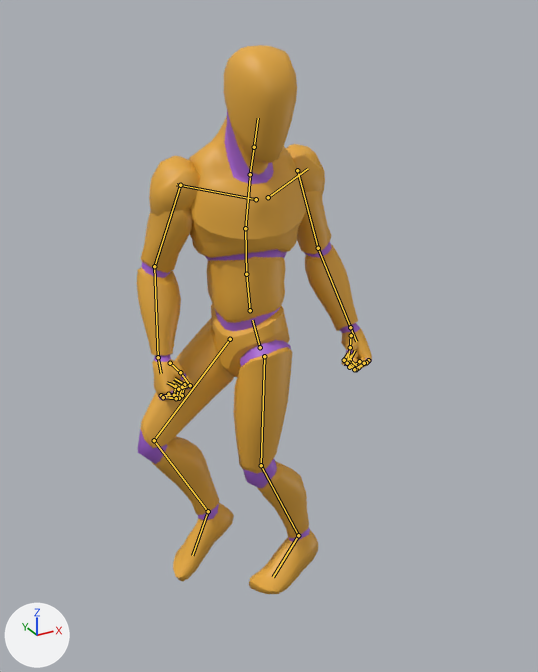
What one commit did to the glTF model public/assets/characters/mannequin.glb.
The view is the same before and after, from a camera (50 mm lens) standing at (-0.972, -1.847, 1.896) and looking at (0.045, 0.003, 0.971). Arrows for +X, +Y and +Z are at lower left; the lights stay in place. The picture after the commit comes second. Both versions are drawn at frame 11 of the action 'strafe_right'; the numbers are the values there. The bones that change, and the others that lie on the model, are drawn over the model as lines.

The first picture shows 'Mannequin'.
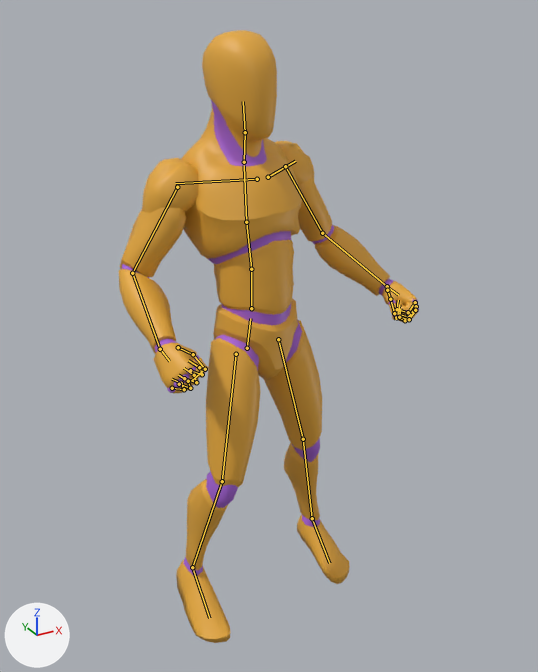
Pixel boxes [x1, y1, x2, y2] of what changed, in the pictures (538 x 672 px):
'Mannequin', posed (28% wider, 12% taller)
    before: [137, 45, 372, 594]
    after: [119, 30, 419, 643]
bone 'pelvis', root to tip
    before: (260, 347) to (252, 320)
    after: (247, 348) to (250, 318)
bone 'spine_01', root to tip
    before: (250, 310) to (246, 274)
    after: (251, 308) to (251, 269)
bone 'spine_02', root to tip
    before: (246, 274) to (245, 228)
    after: (251, 269) to (246, 222)
bone 'spine_03', root to tip
    before: (245, 228) to (250, 177)
    after: (246, 222) to (244, 165)
bone 'clavicle_l', root to tip
    before: (268, 197) to (308, 168)
    after: (268, 177) to (295, 161)
bone 'upperarm_l', root to tip
    before: (297, 170) to (318, 248)
    after: (285, 166) to (322, 233)
bone 'lowerarm_l', root to tip
    before: (318, 248) to (350, 327)
    after: (322, 233) to (387, 286)
bone 'hand_l', root to tip
    before: (350, 327) to (356, 341)
    after: (387, 286) to (398, 295)
bone 'clavicle_r', root to tip
    before: (256, 199) to (176, 184)
    after: (257, 179) to (175, 183)
bone 'upperarm_r', root to tip
    before: (180, 185) to (154, 266)
    after: (177, 187) to (132, 273)
bone 'lowerarm_r', root to tip
    before: (154, 266) to (158, 357)
    after: (132, 273) to (160, 349)
bone 'hand_r', root to tip
    before: (158, 357) to (161, 373)
    after: (160, 349) to (169, 361)
bone 'neck_01', root to tip
    before: (250, 174) to (254, 147)
    after: (244, 162) to (245, 132)
bone 'Head', root to tip
    before: (254, 147) to (258, 118)
    after: (245, 132) to (243, 101)
bone 'thigh_l', root to tip
    before: (264, 356) to (261, 465)
    after: (278, 339) to (303, 439)
bone 'calf_l', root to tip
    before: (261, 465) to (298, 535)
    after: (303, 439) to (312, 518)
bone 'foot_l', root to tip
    before: (298, 535) to (273, 577)
    after: (312, 518) to (329, 563)
bone 'thigh_r', root to tip
    before: (230, 339) to (154, 440)
    after: (236, 354) to (222, 481)
bone 'calf_r', root to tip
    before: (154, 440) to (208, 511)
    after: (222, 481) to (192, 567)
bone 'foot_r', root to tip
    before: (208, 511) to (192, 555)
    after: (192, 567) to (209, 618)

What the commit changed:
Bone 'pelvis' (bone_pelvis) moves from (0.039, -0.003, 0.001) to (-0.014, 0.015, 0.01).
Bone 'pelvis' (bone_pelvis) turns from (-45, -72, 59) to (-8, 14, -6) degrees about its own x, y and z.
Bone 'spine_01' (bone_spine_01) turns from (0, 28, -4) to (-1, 0, 0) degrees about its own x, y and z.
Bone 'spine_02' (bone_spine_02) turns from (5, 28, 1) to (5, -5, 4) degrees about its own x, y and z.
Bone 'spine_03' (bone_spine_03) turns from (14, 23, 0) to (4, 0, -1) degrees about its own x, y and z.
Bone 'clavicle_l' (bone_clavicle_l) turns from (0, 0, 1) to (-1, 0, -2) degrees about its own x, y and z.
Bone 'upperarm_l' (bone_upperarm_l) turns from (12, 9, -70) to (3, 2, -58) degrees about its own x, y and z.
Bone 'lowerarm_l' (bone_lowerarm_l) turns from (35, -11, -8) to (49, -2, -2) degrees about its own x, y and z.
Bone 'hand_l' (bone_hand_l) turns from (9, 2, -1) to (18, 3, -4) degrees about its own x, y and z.
Bone 'clavicle_r' (bone_clavicle_r) turns from (0, 0, -7) to (-1, 0, -4) degrees about its own x, y and z.
Bone 'upperarm_r' (bone_upperarm_r) turns from (1, -1, 75) to (-8, 4, 57) degrees about its own x, y and z.
Bone 'lowerarm_r' (bone_lowerarm_r) turns from (32, -1, 8) to (67, -14, -4) degrees about its own x, y and z.
Bone 'hand_r' (bone_hand_r) turns from (22, -2, 1) to (14, 0, 5) degrees about its own x, y and z.
Bone 'neck_01' (bone_neck_01) turns from (-9, 0, -1) to (-5, -1, 1) degrees about its own x, y and z.
Bone 'Head' (bone_head) turns from (6, 0, -2) to (0, -1, 0) degrees about its own x, y and z.
Bone 'thigh_l' (bone_thigh_l) turns from (0, 0, 4) to (2, -2, -15) degrees about its own x, y and z.
Bone 'calf_l' (bone_calf_l) turns from (21, -1, 0) to (6, 11, -1) degrees about its own x, y and z.
Bone 'foot_l' (bone_foot_l) turns from (-4, 0, -1) to (19, -6, 9) degrees about its own x, y and z.
Bone 'thigh_r' (bone_thigh_r) turns from (-47, 1, 3) to (1, 2, 12) degrees about its own x, y and z.
Bone 'calf_r' (bone_calf_r) turns from (70, -2, 0) to (21, 15, -4) degrees about its own x, y and z.
Bone 'foot_r' (bone_foot_r) turns from (11, 1, -3) to (6, 6, -12) degrees about its own x, y and z.
